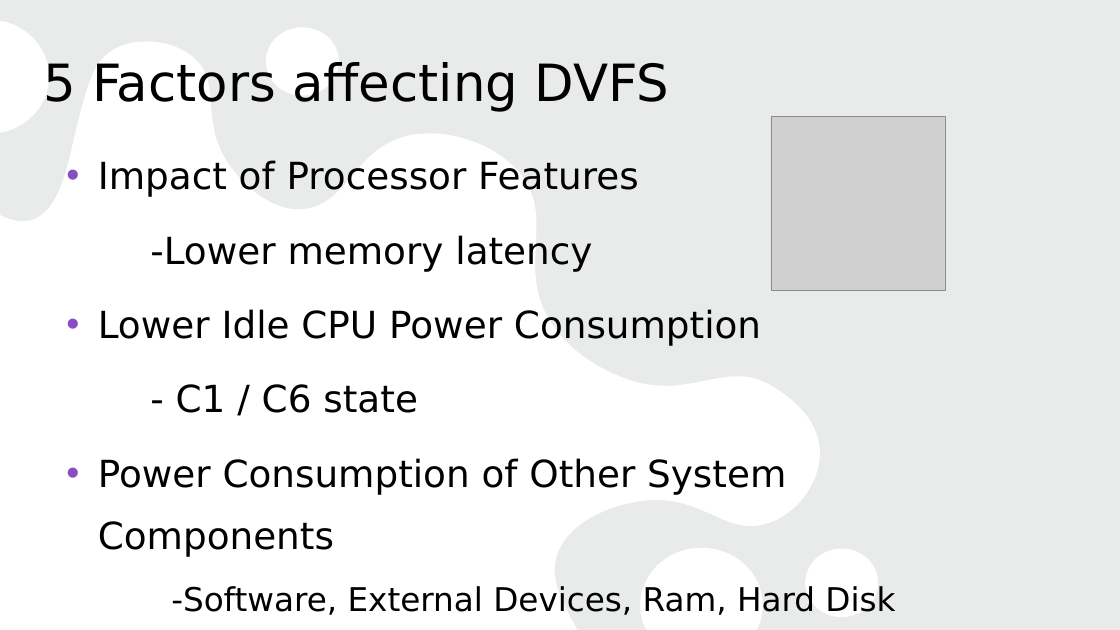
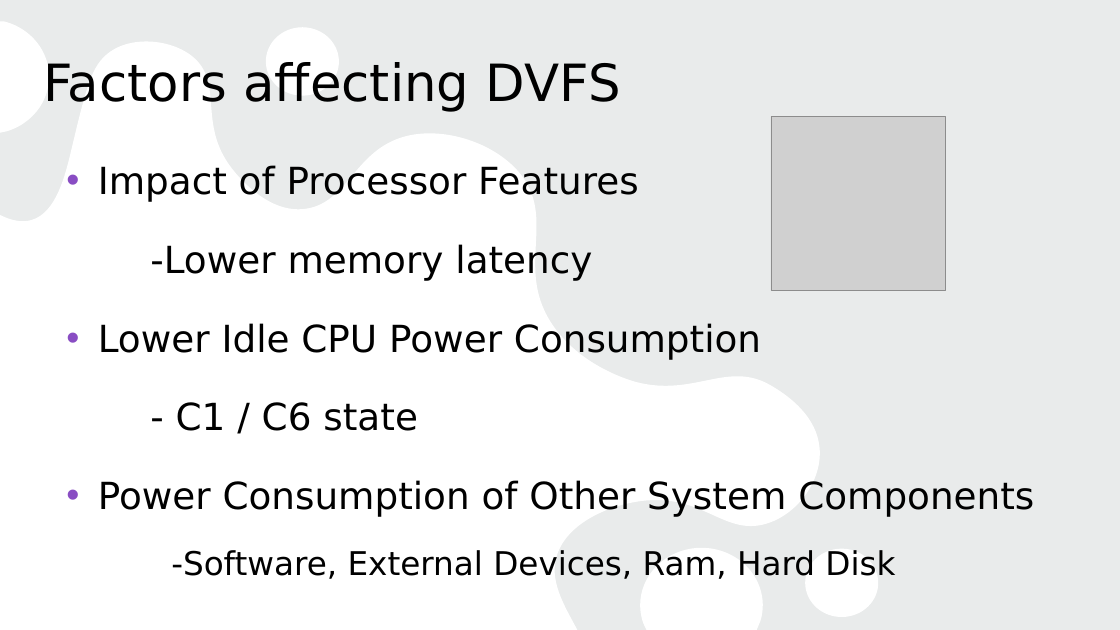
Before and after one commit to weichenatosu/weichenatosu.github.io, a slide deck: slide 20 of Presentation-ECE570.pptx. Drawn at 1120x630 pixels with LibreOffice and Linux fonts; fonts in the diff are those of the drawing; grey boxes stand for pictures. Boxes give left, top, right and bottom in pixels: in the first picture for what was removed or moved away, otherwise in the second. Text is boxed around its words. In the diff, an @@ line names an element or a change of style, - is before the commit and + after.

```diff
--- a/Presentation-ECE570.pptx
+++ b/Presentation-ECE570.pptx
@@ title at [43,62,621,112]: text changed @@
-5 Factors affecting DVFS
+Factors affecting DVFS
@@ text "Impact of Processor Features" at [98,165,1034,579]: line spacing 1.4 to 1.5 @@
```
Also in this commit, not shown: 3 other slides changed.
